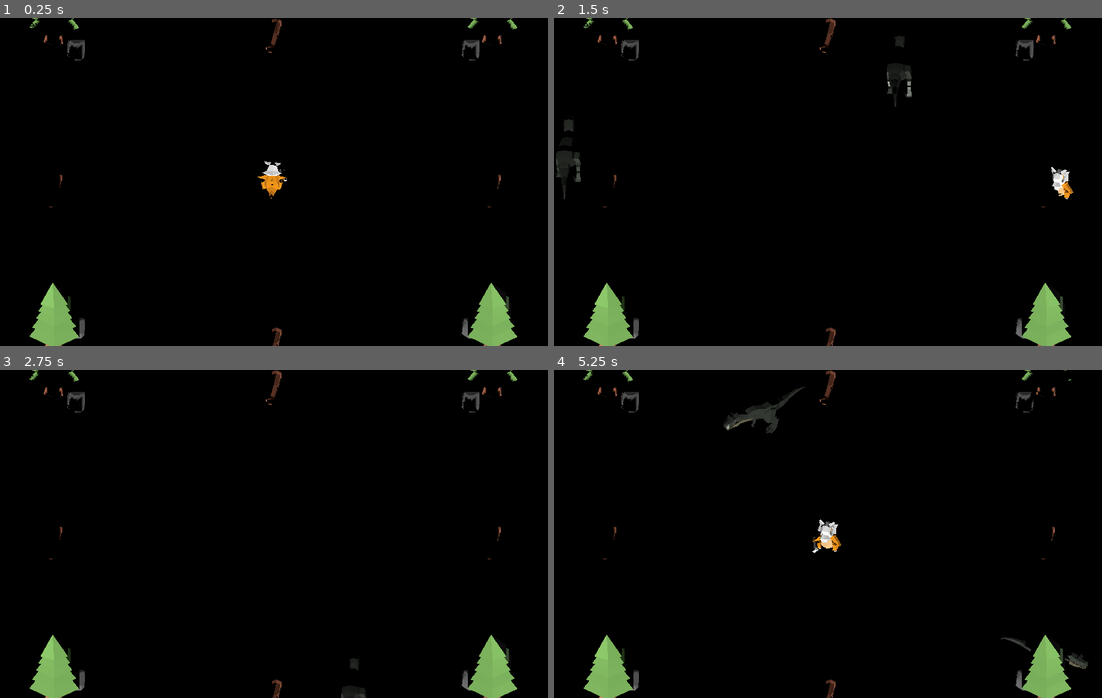
Above: before the commit, frames 1-4 (two rows, left to right).
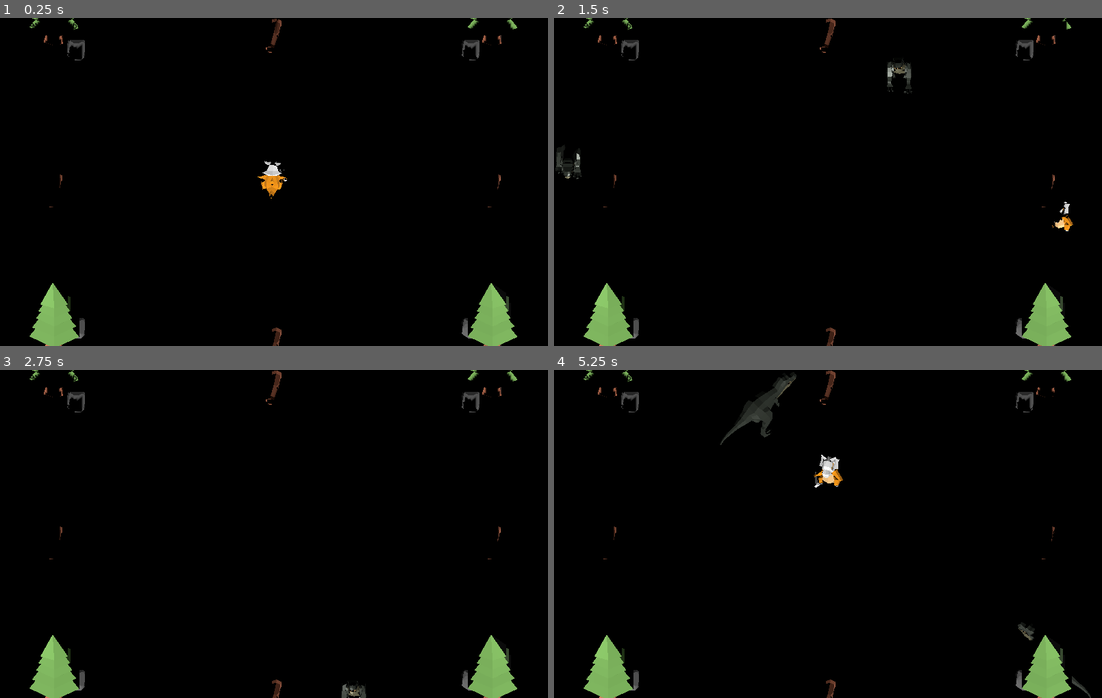
Above: after the commit, the same moments.

Repository: pumipat-ju/First-3DGame
Game: Godot game, scene res://Scene/main.tscn
The game is run twice, just before and just after one commit, with the same random seed, the same clock (stepped at 60 frames per second) and the same inputs.
Inputs:
- Up to frame 1 (0.25 s): no input
- Up to frame 2 (1.5 s): tap Enter (ui_accept) at 0.5 s; hold D (move_right) 0.53-1.28 s; tap Space (jump) at 0.6, 0.77, 1.07, 1.35 s; hold S (move_back) from 1.28 s (still down)
- Up to frame 3 (2.75 s): tap Space (jump) at 1.52, 1.82, 2.1 s; release S (move_back) at 2.03 s; hold D (move_right) from 2.03 s (still down)
- Up to frame 4 (5.25 s): release D (move_right) at 2.78 s; hold W (move_forward) 2.78-3.53 s; tap Space (jump) at 2.85, 3.02, 3.32, 3.6, 3.77, 4.07, 4.35, 4.52, 4.82, 5.1 s; hold A (move_left) 3.53-5.03 s; hold S (move_back) from 5.03 s (still down)

The runs differ from the first frame. In frame 1, less than 0.1% of the frame differs, in the area x 13-15%, y 1-4%; in frame 2, 1.0%; in frame 3, 0.2%; in frame 4, 1.7%, in the area x 5-98%, y 0-100%.

Commit message:
final2.0

Diff:
--- a/3d_squash_the_creeps_starter/Scene/main.tscn
+++ b/3d_squash_the_creeps_starter/Scene/main.tscn
@@ -9,6 +9,7 @@
 [ext_resource type="Script" uid="uid://c56007u07qygc" path="res://Scene/score_label.gd" id="5_1xcnr"]
 [ext_resource type="PackedScene" uid="uid://b27eeutpvoqr2" path="res://art/Small Camping Bundle-glb/Rock.glb" id="5_3pt4j"]
 [ext_resource type="PackedScene" uid="uid://dl74cn8iqa02s" path="res://art/Small Camping Bundle-glb/Island.glb" id="6_c2iwn"]
+[ext_resource type="FontFile" uid="uid://buq6vhqmtu27j" path="res://fonts/THSarabunNew/THSarabunNew Bold.ttf" id="10_3pt4j"]
 
 [sub_resource type="BoxShape3D" id="BoxShape3D_rlixt"]
 size = Vector3(60, 2, 60)
@@ -33,6 +34,15 @@
 [sub_resource type="Theme" id="Theme_ow1sv"]
 default_font = ExtResource("4_3amdw")
 default_font_size = 22
+
+[sub_resource type="Theme" id="Theme_7y4ci"]
+default_font = ExtResource("10_3pt4j")
+default_font_size = 27
+
+[sub_resource type="LabelSettings" id="LabelSettings_mxd2g"]
+font = ExtResource("10_3pt4j")
+font_size = 27
+font_color = Color(0, 0, 0, 1)
 
 [node name="Main" type="Node"]
 script = ExtResource("1_r34rm")
@@ -176,5 +186,15 @@
 horizontal_alignment = 1
 vertical_alignment = 1
 
+[node name="Label" type="Label" parent="UserInterface"]
+layout_mode = 0
+offset_left = 142.0
+offset_top = -2.0
+offset_right = 409.0
+offset_bottom = 34.0
+theme = SubResource("Theme_7y4ci")
+text = "663380290-8 ภูมิพัฒน์ จำเริญเนาว์"
+label_settings = SubResource("LabelSettings_mxd2g")
+
 [connection signal="hit" from="Player" to="." method="_on_player_hit"]
 [connection signal="timeout" from="MobTimer" to="." method="_on_mob_timer_timeout"]
--- a/3d_squash_the_creeps_starter/Scene/mob.tscn
+++ b/3d_squash_the_creeps_starter/Scene/mob.tscn
@@ -13,7 +13,7 @@
 [node name="Pivot" type="Node3D" parent="."]
 
 [node name="Root Scene" parent="Pivot" instance=ExtResource("1_s8skk")]
-transform = Transform3D(0.15, 0, 0, 0, 0.15, 0, 0, 0, 0.15, 0, 0, 0)
+transform = Transform3D(-0.15, 0, -1.31134e-08, 0, 0.15, 0, 1.31134e-08, 0, -0.15, 0, 0, 0)
 
 [node name="CollisionShape3D" type="CollisionShape3D" parent="."]
 transform = Transform3D(2.5, 0, 0, 0, 2.5, 0, 0, 0, 2.5, 0, 1.25, 0.5)
--- a/3d_squash_the_creeps_starter/Scene/player.gd
+++ b/3d_squash_the_creeps_starter/Scene/player.gd
@@ -4,7 +4,7 @@
 
 @export var speed: float = 14
 @export var fall_acceleration: float = 75   # m/s^2
-@export var jump_impulse: float = 20        # m/s
+@export var jump_impulse: float = 30       # m/s
 @export var bounce_impulse: float = 16      # m/s
 
 var target_velocity: Vector3 = Vector3.ZERO
Not shown: 1 places in 3d_squash_the_creeps_starter/Scene/main.tscn that only renumber resources
Binary file added: 3d_squash_the_creeps_starter/fonts/THSarabunNew/THSarabunNew Bold.ttf
Not shown, added: 3d_squash_the_creeps_starter/fonts/THSarabunNew/THSarabunNew Bold.ttf.import
Binary file added: 3d_squash_the_creeps_starter/fonts/THSarabunNew/THSarabunNew BoldItalic.ttf
Not shown, added: 3d_squash_the_creeps_starter/fonts/THSarabunNew/THSarabunNew BoldItalic.ttf.import
Binary file added: 3d_squash_the_creeps_starter/fonts/THSarabunNew/THSarabunNew Italic.ttf
Not shown, added: 3d_squash_the_creeps_starter/fonts/THSarabunNew/THSarabunNew Italic.ttf.import
Not shown, added: 3d_squash_the_creeps_starter/fonts/THSarabunNew/THSarabunNew.ttf.import
